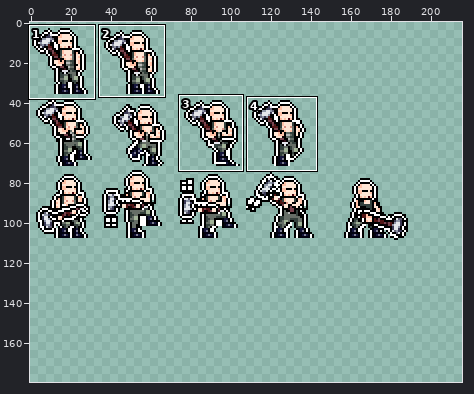
Pixel-art file -- mix_source/Assets/Source/Content/Units/Siberian/Siberian2.ase. The first picture is a wide view before the edit; the outline marks the close-up.
Close-up. The starting point:
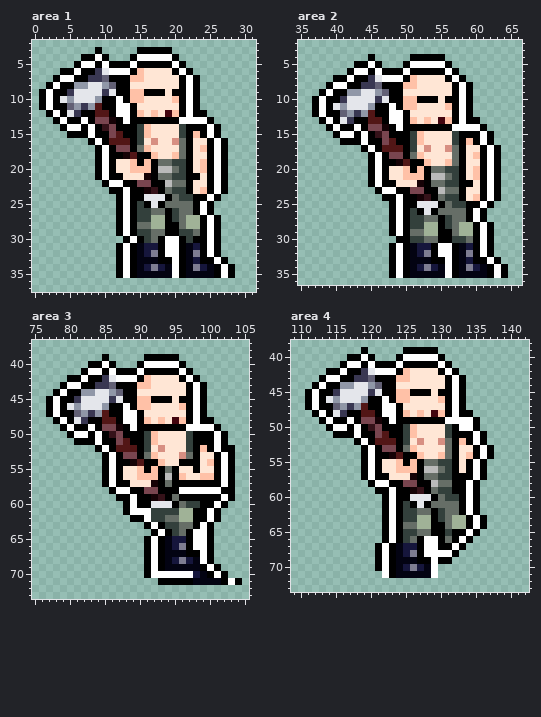
216x144 pixels, 1 frame. Shown: area 1: x 0..31, y 2..37; area 2: x 35..66, y 2..36; area 3: x 75..105, y 37..73; area 4: x 109..142, y 38..73. The old version is drawn lined up with the new one, on the new canvas. The commit also changed other parts of the picture, which this record leaves out.
And afterwards:
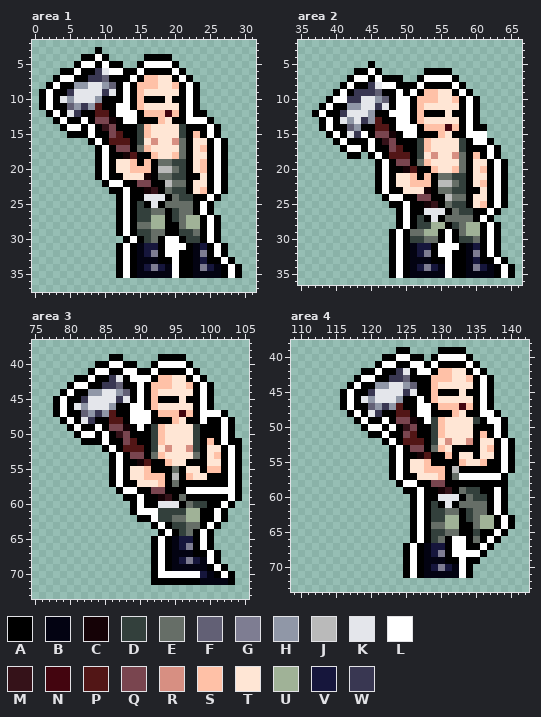
Palette (. is transparent): A #000000  B #030312  C #150206  D #33403c  E #666e67  F #626075  G #7e7d92  H #9097a7  J #bababa  K #e4e6eb  L #ffffff  M #351219  N #43050f  P #521616  Q #79454f  R #d78f82  S #ffc1a7  T #ffe6d5  U #a0b297  V #16163c  W #393752
Edits made:
canvas 216x144 -> 216x180
--- area 1
@@ x 10..25 @@
  2 ................
- 3 .....AAAAA......
- 4 A...ALLLLLA.....
- 5 LAAALAAAAALA....
- 6 KLLLASTTTTALA...
- 7 FAAASSTTTTTALA..
- 8 HFAATTTTTTTALA..
- 9 WKAASSAAATAALA..
-10 AALASSTTTTSALA..
-11 AALLATTTTTTALA..
-12 PALLASTSTNSALAA.
-13 QCALAAAAAAALLLLA
+ 3 ................
+ 4 A.....AAAA......
+ 5 LAA..ALLLLA.....
+ 6 KLLAALAAAALA....
+ 7 FAAALASSTTALA...
+ 8 HFALASSSTTSALA..
+ 9 WKALASTTTTTALA..
+10 AAALASAAATAALA..
+11 AALLASTTTTTALA..
+12 PALLLASSSNSALAA.
+13 QCALLAAASTAALLLA
 14 MQAAADSTTTTDAAAL
@@ x 19..31 @@
 29 AADDEALA.....
-30 LLADAALA.....
-31 LLABVALA.....
-32 LLABGALA.....
-33 ALABVAALA....
-34 BLABGVBALA...
-35 BLABBBBALA...
+30 LLADDALA.....
+31 LLLABVALA....
+32 LLAABGALA....
+33 ALAABVAALA...
+34 BLAABGVBALA..
+35 BLAABBBBALA..
 36 .............
--- area 2
@@ x 35..66 @@
  3 ................................
- 4 ..........A.....AAAAA...........
- 5 ........AALA...ALLLLLA..........
- 6 .......ALLALAAALAAAAALA.........
- 7 .....AALAAWKLLLASTTTTALA........
- 8 ....ALLAAWWFAAASSTTTTTALA.......
- 9 ...ALAAHHKKHFAATTTTTTTALA.......
-10 ..ALAAWKKKKWKAASSAAATAALA.......
-11 ..ALAKHKKKHAALASSTTTTSALA.......
-12 ..ALAAFHWHPAALLATTTTTTALA.......
-13 ...ALAKWAAPPALLASTSTNSALAA......
-14 ....ALAALAQQCALAAAAAAALLLLA.....
-15 .....ALLALAMQAAADSTTTTDAAALA....
-16 ......AAALAAQPAADSTTTTDASALA....
-17 .........ALAPPPADTRTTREATTALA...
-18 ..........ALAQQAESTTTTEATSALA...
-19 ..........ALAACPAASTTSEATTALA...
-20 ..........ALATTSASAEEDDATSALA...
-21 ..........ALATTSSSAJJEDATSALA...
-22 ..........ALAATTTCAEEDDAATALA...
-23 ...........ALLAAQQAAJEEATTALA...
-24 ............AALAACMAEDDATSALA...
-25 .............ALAAKKKAEDDAALA....
-26 .............ALADAKAEEEEALA.....
-27 .............ALADDEEADEEALA.....
-28 .............ALADDUUADEUUALA....
-29 .............ALAEEUUAAEUUALA....
-30 ..............AADDEEAADDEALA....
-31 .............ALABVVALLABVALA....
-32 .............ALABVGALLABGALA....
-33 .............ALABBBAALABVAALA...
-34 .............ALABVGVBLABGVBALA..
-35 .............ALABBBBBLABBBBALA..
+ 4 ................................
+ 5 ..........A.....................
+ 6 ........AALA......AAAA..........
+ 7 .......ALLALAAA..ALLLLA.........
+ 8 ......ALAAWKLLAAALAAAALA........
+ 9 .....ALAWWWFAALALASSTTALA.......
+10 ....ALLWWKKHFALLASSSTTSALA......
+11 ...ALAAHHKKWKALLASTTTTTALA......
+12 ..ALAAWKKKHAALLLASAAATAALA......
+13 ...ALAKHKWHPAALLASTTTTTALA......
+14 ...ALAAFHAAPPALLLASSSNSALAA.....
+15 ....ALAKWLAQQCALLAAASTAALLL.....
+16 .....ALAAALAMQAAADSTTTTDALLA....
+17 ......ALLALAAQPAADSTTTTDAAALA...
+18 .......AA.ALAPPPADTRTTREASALA...
+19 ...........ALAQQAESTTTTEATTALA..
+20 ...........ALAACPAASTTSEATSALA..
+21 ...........ALATTSASAEEDDATTALA..
+22 ...........ALATTSSSAJJEDATSALA..
+23 ...........ALAATTTCAEEDDAATALA..
+24 ............ALLAAQQAAJEEATTALA..
+25 .............AALAACMAEDDATSALA..
+26 ..............ALAAKKKAEDDAALA...
+27 ..............ALADAKAEEEEALA....
+28 ..............ALADDUUADEUUALA...
+29 .............ALAEEUUALAEUUALA...
+30 .............ALADDEEALADDEALA...
+31 .............ALABVVALLLABVALA...
+32 .............ALABVGALLAABGALA...
+33 .............ALABBBAALAABVAALA..
+34 .............ALABVGVBLAABGVBALA.
+35 .............ALABBBBBLAABBBBALA.
 36 ................................
--- area 3
@@ x 75..105 @@
 38 ...............................
-39 ..........A.....AAAAA..........
-40 ........AALA...ALLLLLA.........
-41 .......ALLALAAALAAAAALA........
-42 .....AALAAWKLLLASTTTTALA.......
-43 ....ALLAAWWFAAASSTTTTTALA......
-44 ...ALAAHHKKHFAATTTTTTTALA......
-45 ..ALAAWKKKKWKAASSAAATAALA......
-46 ..ALAKHKKKHAALASSTTTTSALA......
-47 ..ALAAFHWHPAALLATTTTTTALA......
-48 ...ALAKWAAPPALLASTSTNSALAA.....
-49 ....ALAALAQQCALAAAAAAALLLLA....
-50 .....ALLALAMQAAADSTTTTDAAALA...
-51 ......AAALAAQPAADSTTTTDAAALA...
-52 .........ALAPPPADTRTTTDASALAA..
-53 ..........ALAQQAESTTTREATTALA..
-54 ..........ALAACPAASTTAAATSALA..
-55 ..........ALATTSASAEATTATTALA..
-56 ..........ALATTSSSAJASTTSSALA..
-57 ..........ALAATTTCAEAAAAAAALA..
-58 ...........ALLAAQQAAALLLLLLAA..
-59 ............AALAACMAEAAAAAALA..
-60 .............ALAAKKKAEDDAALA...
-61 .............ALLLDDDDUUAALA....
-62 ..............AALDDEEUUAALA....
-63 ................ALADDEEALA.....
-64 .................ALADEALLA.....
-65 ................ALABVVALLA.....
-66 ................ALABVGALLA.....
-67 ................ALABBBAALA.....
-68 ................ALABVGVBLA.....
-69 ................ALABBBBBALA....
-70 ................ALLLLLLVBALA...
-71 ..................AAAAABBBBALA.
+39 ...........AA.....AAAA.........
+40 .........AALLAA..ALLLLA........
+41 ........ALLAALLAALAAAALA.......
+42 ......AALAAWKALLLASSTTALA......
+43 .....ALLAAWWFAALASSSTTSALA.....
+44 ....ALAAHHKKHFALASTTTTTALA.....
+45 ...ALAAWKKKKWKALASAAATAALA.....
+46 ...ALAKHKKKHAALLASTTTTTALA.....
+47 ...ALAAFHWHPAALLLASSSNSALLLA...
+48 ....ALAKWAAPPALLLAAASTAALAALA..
+49 .....ALAALAQQCALADSTTTTDAAALA..
+50 ......ALLALAMQAAADSTTTTDAAALA..
+51 .......AAALAAQPAADSTTTTDASALAA.
+52 ..........ALAPPPADTRTTRDATTALA.
+53 ...........ALAQQAESTTTTEATSALA.
+54 ...........ALAACPAASTTAAATTALA.
+55 ...........ALATTSAAAEATTASSALA.
+56 ...........ALATTSSSAJASTTAAALA.
+57 ...........ALAATTTSAEAAAAAAALA.
+58 ............ALLAAQQAAALLLLLLLA.
+59 .............AALAACMAEAAAAAALA.
+60 ..............ALAAKKKAEDDAALA..
+61 ..............ALLLDDDDUUAALA...
+62 ...............AALDDEEUUAALA...
+63 .................ALADDEEALA....
+64 ..................ALADEALA.....
+65 .................ALABVVALA.....
+66 .................ALABVGALA.....
+67 .................ALABBBAALA....
+68 .................ALABVGVBLA....
+69 .................ALABBBBBALA...
+70 .................ALLLLLLVBALA..
+71 .................AAAAAAABBBBA..
 72 ...............................
--- area 4
@@ x 109..142 @@
 38 ..................................
-39 ..........A.....AAAAA.............
-40 ........AALA...ALLLLLA............
-41 .......ALLALAAALAAAAALA...........
-42 .....AALAAWKLLLASTTTTALA..........
-43 ....ALLAAWWFAAASSTTTTTALA.........
-44 ...ALAAHHKKHFAATTTTTTTALA.........
-45 ..ALAAWKKKKWKAASSAAATAALA.........
-46 ..ALAKHKKKHAALASSTTTTSALA.........
-47 ..ALAAFHWHPAALLATTTTTTALA.........
-48 ...ALAKWAAPPALLASTSTNSALAA........
-49 ....ALAALAQQCALAAAAAAALLLLA.......
-50 .....ALLALAMQAAADSTTTTDALLA.......
-51 ......AAALAAQPAADSTTTTDAAALA......
-52 .........ALAPPPADTRTTREASALA......
-53 ..........ALAQQAESTTTTEATTALA.....
-54 ..........ALAACPAASTTSEATSALA.....
-55 ..........ALATTSASAEEDDATALA......
-56 ..........ALATTSSSAJJEDATALA......
-57 ..........ALAATTTCAEEDDAAALA......
-58 ...........ALLAAQQAAJEEAALA.......
-59 ............AALAACMAEDDAALA.......
-60 .............ALAAKKKAEDDALA.......
-61 .............ALADAKAEEEEALA.......
-62 .............ALADDEEADEEALA.......
-63 .............ALADDUUADEUUALA......
-64 .............ALAEEUUAAEUUALA......
-65 .............ALADDEEAADAALA.......
-66 .............ALADEALLAEALA........
-67 ............ALABVVALLAALA.........
-68 ............ALABVGALLLLA..........
-69 ............ALABBBAALAA...........
-70 ............ALABVGVBL.............
-71 .............LABBBBBL.............
+39 ...............AA....AAAA.........
+40 .............AALLAA.ALLLLA........
+41 ............ALLAALLALAAAALA.......
+42 ..........AALAAWKALLASSTTALA......
+43 .........ALLAAWWFAAASSSTTSALA.....
+44 ........ALAAHHKKHFAASTTTTTALA.....
+45 .......ALAAWKKKKWKAASAAATAALA.....
+46 .......ALAKHKKKHAALASTTTTTALA.....
+47 .......ALAAFHWHPAALLASSSNSALA.....
+48 ........ALAKWAAPPALLAAASTAALLA....
+49 .........ALAALAQQCALDSTTTTDALLA...
+50 ..........ALLALAMQAADSTTTTAAALA...
+51 ...........AALAAQPAADSTTTTASALA...
+52 .............ALAPPPADTRTTRATTALA..
+53 ..............ALAQQAESTAAAATSALA..
+54 ..............ALAACPAASATTATTALA..
+55 ..............ALATTSAAAASTTSAALA..
+56 ..............ALATTSSSAJAAAAAALA..
+57 ..............ALAATTTSAELLLLLLA...
+58 ...............ALLAAQQAAAAAAAAA...
+59 ................AALAACMAEDDAALA...
+60 .................ALAAKKKAEDDALA...
+61 .................ALADAKAEEEEALA...
+62 .................ALADDEEADEEALA...
+63 .................ALADDUUADEUUALA..
+64 .................ALAEEUUAAEUUALA..
+65 .................ALADDEEAADAALA...
+66 .................ALADEALLAEALA....
+67 ................ALABVVALLAALA.....
+68 ................ALABVGALLLLA......
+69 ................ALABBBAALAA.......
+70 ................ALABVGVBLA........
+71 ................ALABBBBBLA........
 72 ..................................
Boxes around the changes in both close-ups, in picture pixels (x1, y1, x2, y2):
changed: (116, 47, 200, 124)
changed: (179, 236, 242, 278)
changed: (312, 54, 515, 278)
changed: (46, 354, 242, 585)
changed: (305, 347, 515, 578)
